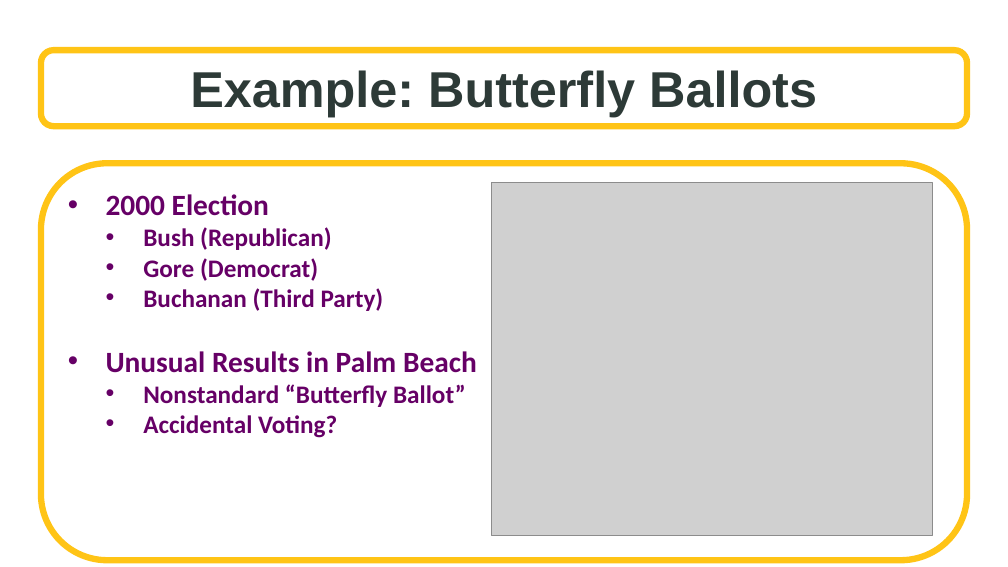
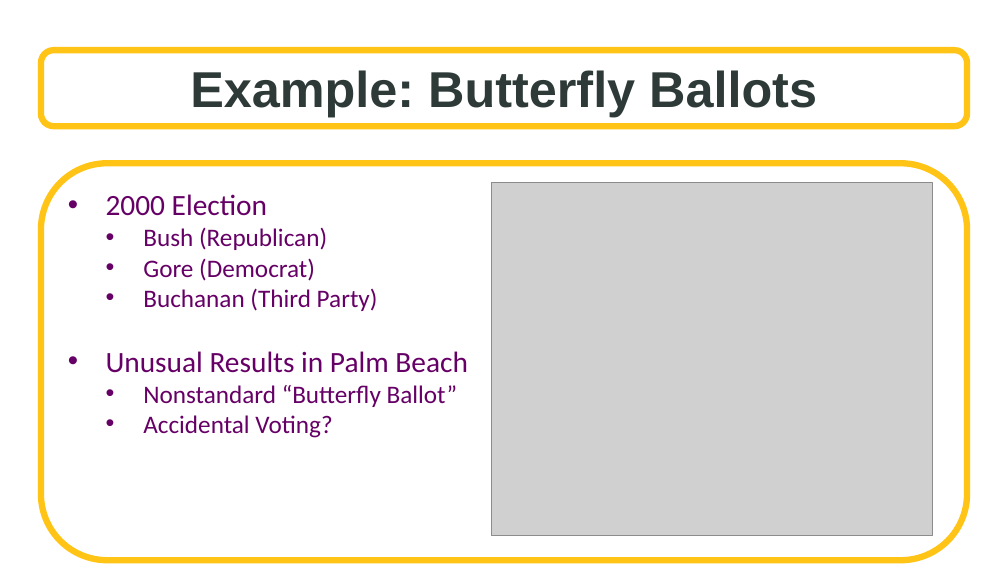
Before and after one commit to SuperMarioGiacomazzo/STOR455_WEBSITE, a slide deck: slide 6 of Lectures/12 - Intervals for Prediction.pptx (slide 3 before the commit). Drawn at 1008x567 pixels with LibreOffice and Linux fonts; fonts in the diff are those of the drawing; grey boxes stand for pictures; background and template pictures are left out. Boxes give left, top, right and bottom in pixels: in the first picture for what was removed or moved away, otherwise in the second. Text is boxed around its words. In the diff, an @@ line names an element or a change of style, - is before the commit and + after.

```diff
--- a/Lectures/12 - Intervals for Prediction.pptx
+++ b/Lectures/12 - Intervals for Prediction.pptx
@@ rounded rectangle "2000 Election" at (x1=41, y1=163, x2=967, y2=560): bold off @@
```
Also in this commit, not shown: 1 other slide changed, 4 slides added, 1 slide removed, 8 other files.
